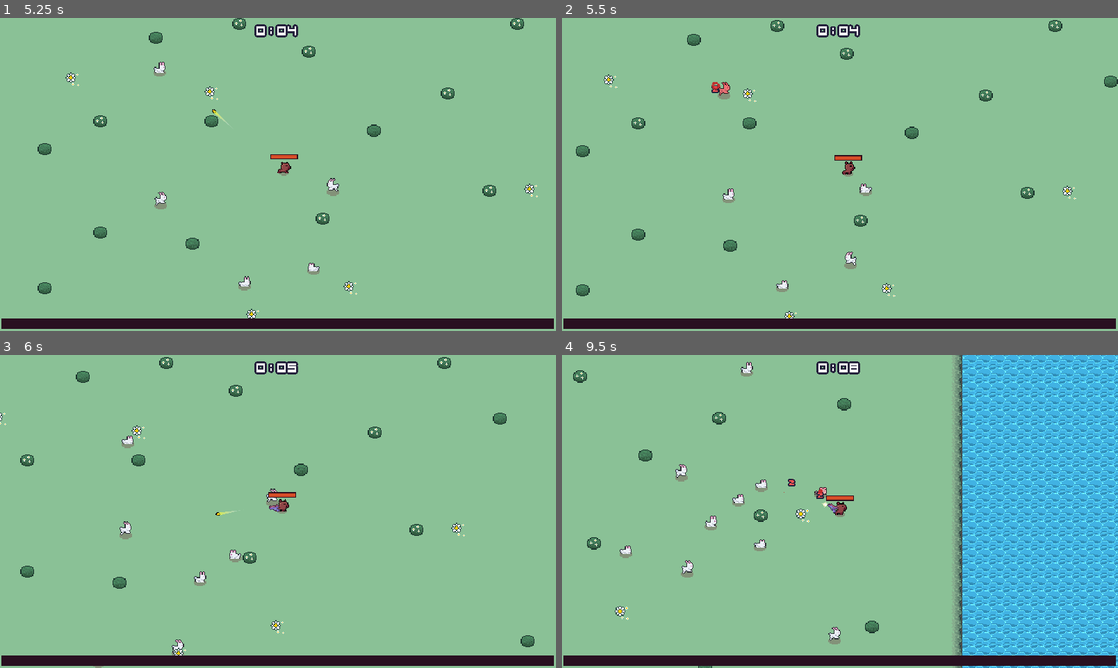
Above: before the commit, frames 1-4 (two rows, left to right).
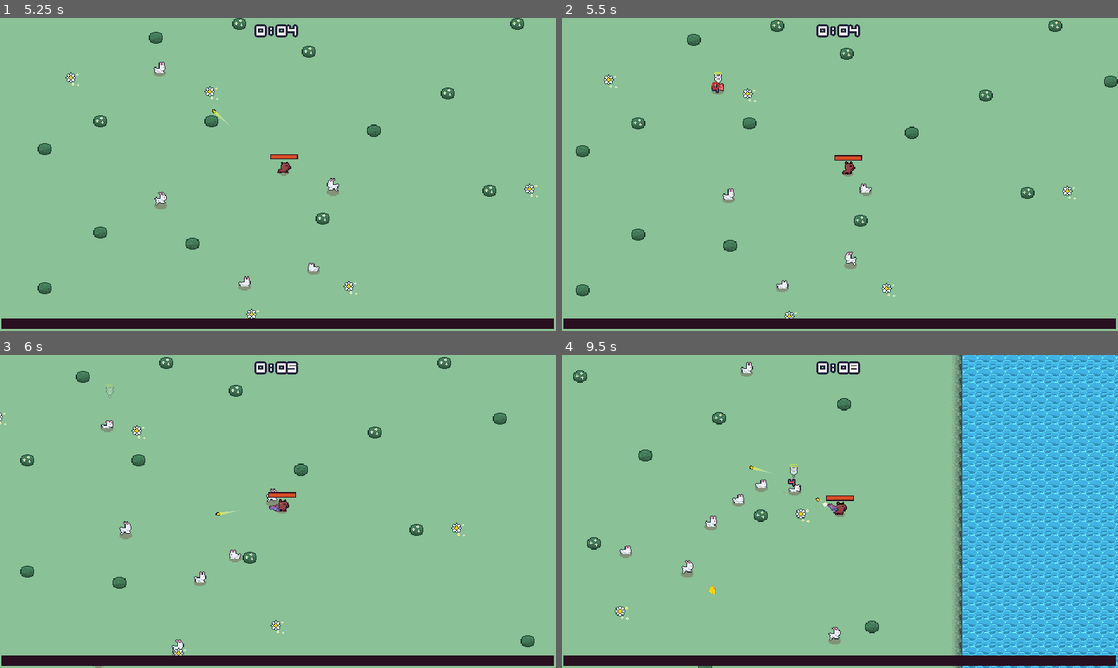
Above: after the commit, the same moments.

Repository: Sundwell/ritka-rampage
Game: Godot game, scene res://scenes/ui/menus/main_menu.tscn
Same seed, same stepped clock (60 frames per second), same inputs: the game is played once before the commit and once after it.
Inputs (mouse positions are in pixels of both pictures, inside the frame that each line leads up to):
- Up to frame 1 (5.25 s): click "Play" at 0.5 s; tap Enter at 1.25 s; move the mouse to (250, 237) at 1.27 s; press the mouse at (250, 237) at 1.28 s; hold D (move_right) 1.28-2.78 s; move the mouse to (444, 221) at 2.02 s; release the mouse at (444, 221) at 2.03 s; tap W (move_top) at 2.1, 3.6, 5.1 s; move the mouse to (111, 127) at 2.77 s; press the mouse at (111, 127) at 2.78 s; hold A (move_left) 2.78-4.28 s; move the mouse to (305, 174) at 3.52 s; release the mouse at (305, 174) at 3.53 s; click (305, 174) at 3.67 s; move the mouse to (194, 96) at 4.27 s; press the mouse at (194, 96) at 4.28 s; hold S (move_down) 4.28-5.03 s; move the mouse to (400, 158) at 5.02 s; release the mouse at (400, 158) at 5.03 s; hold D (move_right) from 5.03 s (still down)
- Up to frame 2 (5.5 s): keep holding D (move_right)
- Up to frame 3 (6 s): keep holding D (move_right); move the mouse to (166, 527) at 5.77 s; press the mouse at (166, 527) at 5.78 s
- Up to frame 4 (9.5 s): move the mouse to (895, 442) at 6.52 s; release the mouse at (895, 442) at 6.53 s; tap W (move_top) at 6.6, 8.1 s; move the mouse to (812, 574) at 7.27 s; press the mouse at (812, 574) at 7.28 s; move the mouse to (1006, 558) at 8.02 s; release the mouse at (1006, 558) at 8.03 s; click (1006, 558) at 8.17 s; move the mouse to (673, 464) at 8.77 s; release D (move_right) at 8.78 s; press the mouse at (673, 464) at 8.78 s; hold S (move_down) from 8.78 s (still down)

Frame 1 is identical in both runs. In frame 2, 0.2% of the frame differs, in the area x 26-31%, y 17-26%; in frame 3, 0.2%; in frame 4, 0.4%, in the area x 20-48%, y 34-77%.

Commit message:
Fixed wrong damage multiplier for pistol_bullet

Diff:
--- a/scenes/weapons/pistol/pistol_bullet/pistol_bullet.gd
+++ b/scenes/weapons/pistol/pistol_bullet/pistol_bullet.gd
@@ -3,10 +3,10 @@
 
 const BASE_SPEED = 250.0
 const BASE_MAX_DISTANCE = 130.0
-const BASE_DAMAGE = 2.0
 
 @export var base_health := 1.0
 @export var hitbox_component: HitboxComponent
+@export var base_damage = 2.0
 var speed := BASE_SPEED
 var max_distance := BASE_MAX_DISTANCE
 var travelled_distance := 0
@@ -18,7 +18,6 @@
 
 func _ready():
 	_set_max_health(base_health)
-	_set_damage(BASE_DAMAGE)
 	projectile_hurtbox_component.collided.connect(on_collided)
 	health_component.died.connect(on_died)
 
@@ -35,9 +34,6 @@
 
 
 func _set_max_health(health: float):
-	print(health)
-	print(health_component)
-	print(health_component.set_max_health)
 	health_component.set_max_health(health)
 
 
@@ -69,7 +65,8 @@
 		speed = speed * 0.8
 
 	var damage_up_count: int = upgrades_count[PistolUpgrade.Id.DAMAGE_UP]
-	_set_damage(BASE_DAMAGE + damage_up_count)
+	base_damage = base_damage + damage_up_count
+	_set_damage(base_damage)
 
 
 func on_died():
@@ -79,5 +76,5 @@
 func on_collided():
 	health_component.damage(1)
 
-	var new_damage: float = max(1, hitbox_component.damage * 0.7)
+	var new_damage: float = max(1, hitbox_component.damage - (base_damage * 0.3))
 	Callable(_set_damage.bind(new_damage)).call_deferred()
--- a/scenes/weapons/pistol/pistol_bullet/pistol_bullet.tscn
+++ b/scenes/weapons/pistol/pistol_bullet/pistol_bullet.tscn
@@ -20,7 +20,9 @@
 [node name="PistolBullet" type="Node2D" node_paths=PackedStringArray("hitbox_component")]
 top_level = true
 script = ExtResource("1_haia6")
+base_health = 3.0
 hitbox_component = NodePath("HitboxComponent")
+base_damage = 4.0
 
 [node name="HealthComponent" parent="." instance=ExtResource("2_i4pkq")]
 max_health = 1.0
